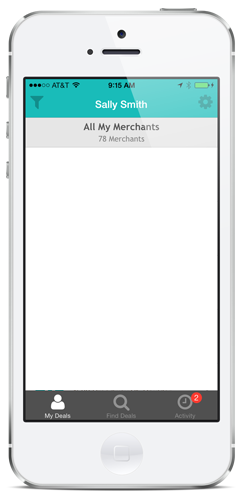
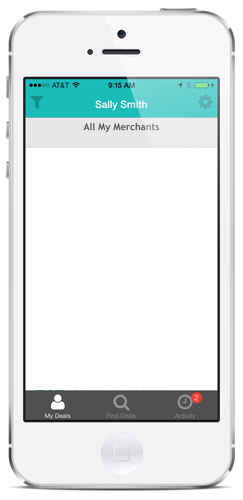
Comparing the layer stacks of the two 243px x 500px images. Changes:
painted on "Merchants" over [98, 135, 145, 143]
